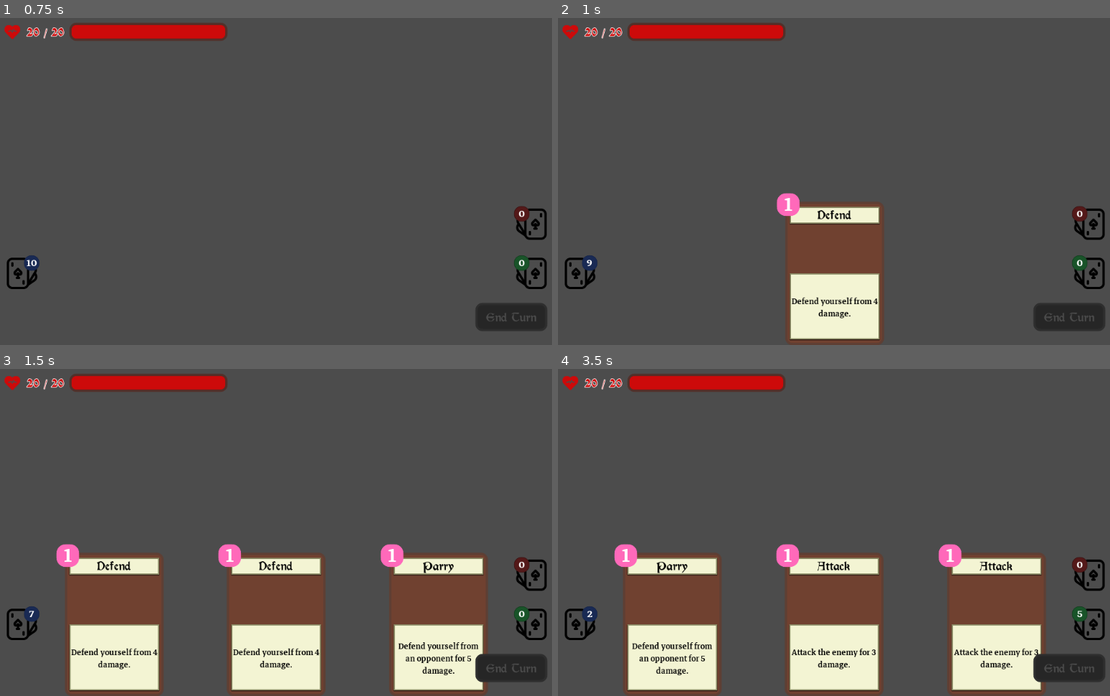
Above: before the commit, frames 1-4 (two rows, left to right).
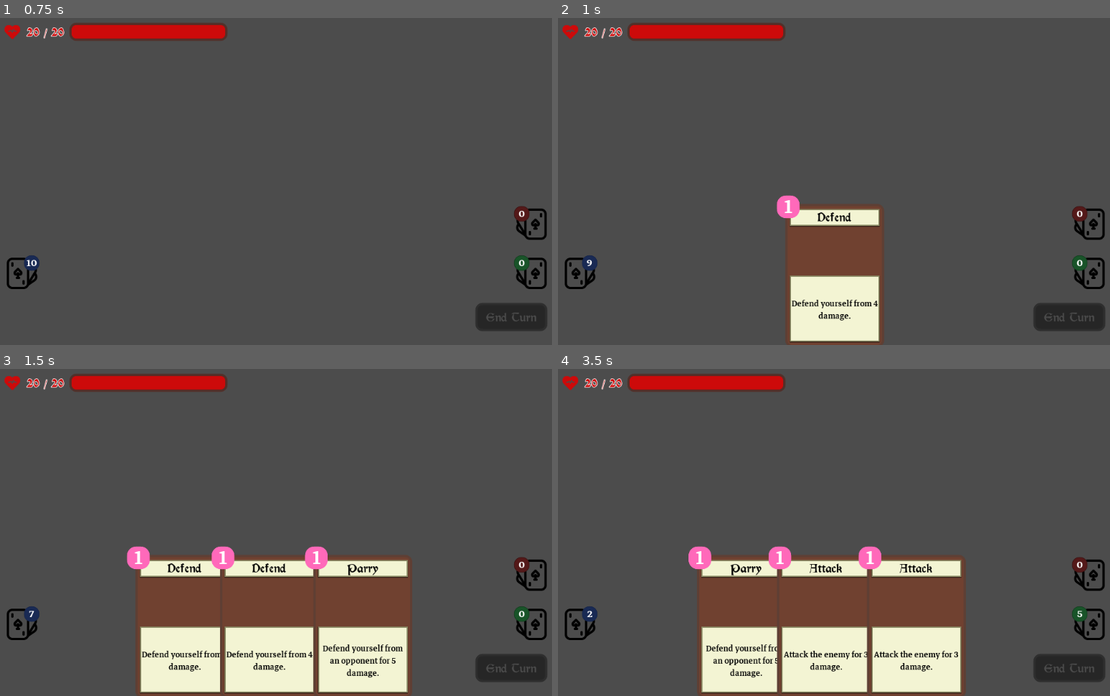
Above: after the commit, the same moments.

Repository: Maaack/Battle-Deck-Energy
Game: Godot game, scene res://Scenes/Main.tscn
Two runs of this game, one before a commit and one after it. Both use one fixed random seed, a clock stepped at 60 frames per second and the inputs below.
Inputs (mouse positions are in pixels of both pictures, inside the frame that each line leads up to):
- Up to frame 1 (0.75 s): tap Enter at 0.5 s; move the mouse to (402, 161) at 0.52 s; click (402, 161) at 0.67 s
- Up to frame 2 (1 s): no input
- Up to frame 3 (1.5 s): move the mouse to (160, 545) at 1.27 s; click (160, 545) at 1.42 s
- Up to frame 4 (3.5 s): click "End Turn" at 2 s; tap Space at 2.75 s; move the mouse to (894, 454) at 2.77 s; click (894, 454) at 2.92 s

Frame 1 is identical in both runs. In frame 2, 1.3% of the frame differs, in the area x 39-59%, y 53-100%; in frame 3, 25%; in frame 4, 25%, in the area x 10-89%, y 53-100%.

Commit message:
BATL-01: Started smoothing some of the motion of cards.

Diff:
--- a/Scenes/HUD/HUD.gd
+++ b/Scenes/HUD/HUD.gd
@@ -3,7 +3,7 @@
 
 onready var draw_pile = $DrawPile
 onready var discard_pile = $DiscardPile
-onready var hand = $CenterBottom/Hand
+onready var hand = $Hand
 onready var draw_hand_timer = $DrawHandTimer
 onready var draw_card_timer = $DrawCardTimer
 onready var reshuffle_card_timer = $ReshuffleCardTimer
--- a/Scenes/HUD/HUD.tscn
+++ b/Scenes/HUD/HUD.tscn
@@ -19,30 +19,12 @@
 "_edit_vertical_guides_": [ 23.6014, 935.507, 87.8138, 995.97 ]
 }
 
-[node name="CenterBottom" type="MarginContainer" parent="."]
-anchor_left = 0.5
-anchor_top = 1.0
-anchor_right = 0.5
-anchor_bottom = 1.0
-margin_left = -512.0
-margin_top = -256.0
-margin_right = 512.0
-mouse_filter = 2
-custom_constants/margin_right = 80
-custom_constants/margin_left = 80
-__meta__ = {
-"_edit_lock_": true
-}
-
-[node name="Hand" parent="CenterBottom" instance=ExtResource( 9 )]
+[node name="Hand" parent="." instance=ExtResource( 9 )]
 anchor_left = 0.0
-anchor_top = 0.0
-anchor_right = 0.0
-anchor_bottom = 0.0
-margin_left = 80.0
-margin_top = 0.0
-margin_right = 944.0
-margin_bottom = 256.0
+anchor_right = 1.0
+margin_left = 0.0
+margin_top = -248.0
+margin_right = 0.0
 
 [node name="DrawPile" parent="." instance=ExtResource( 1 )]
 margin_left = 23.6014
--- a/Scenes/HUD/Hand/CardContainer/CardContainer.gd
+++ b/Scenes/HUD/Hand/CardContainer/CardContainer.gd
@@ -2,8 +2,14 @@
 
 
 onready var card_container = $CenteredControl
+onready var tween_node = $Tween
 
 var card_scene : PackedScene setget set_card, get_card
+var card_instance : Node2D = null
+var last_size : Vector2
+
+func _ready():
+	last_size = rect_size
 
 func set_card(value:PackedScene):
 	if not is_instance_valid(card_container):
@@ -12,7 +18,7 @@
 	card_scene = value
 	if not is_instance_valid(card_scene):
 		return
-	var card_instance = card_scene.instance()
+	card_instance = card_scene.instance()
 	card_container.add_child(card_instance)
 
 func get_card():
@@ -22,3 +28,19 @@
 	if card_container.get_child_count() > 0:
 		for child in card_container.get_children():
 			child.queue_free()
+
+func _on_CardContainer_resized():
+	if last_size != Vector2(0,0) and is_instance_valid(tween_node):
+		print(rect_size)
+		var center_diff : Vector2 = (last_size - rect_size) / 2
+		var original_position : Vector2 = Vector2(0,0)
+		tween_node.interpolate_property(card_instance, "position", card_instance.position + center_diff, original_position, _get_tween_time())
+		tween_node.start()
+	last_size = rect_size
+
+func _on_Parent_resized():
+	print("parent resized")
+	_on_CardContainer_resized()
+
+func _get_tween_time():
+	return 0.5
--- a/Scenes/HUD/Hand/CardContainer/CardContainer.tscn
+++ b/Scenes/HUD/Hand/CardContainer/CardContainer.tscn
@@ -3,6 +3,8 @@
 [ext_resource path="res://Scenes/HUD/Hand/CardContainer/CardContainer.gd" type="Script" id=1]
 
 [node name="CardContainer" type="CenterContainer"]
+margin_right = 80.0
+rect_min_size = Vector2( 80, 0 )
 size_flags_horizontal = 3
 script = ExtResource( 1 )
 __meta__ = {
@@ -10,3 +12,8 @@
 }
 
 [node name="CenteredControl" type="Control" parent="."]
+margin_left = 40.0
+margin_right = 40.0
+
+[node name="Tween" type="Tween" parent="."]
+[connection signal="resized" from="." to="." method="_on_CardContainer_resized"]
--- a/Scenes/HUD/Hand/Hand.gd
+++ b/Scenes/HUD/Hand/Hand.gd
@@ -1,19 +1,27 @@
-extends HBoxContainer
+extends CenterContainer
 
 
-onready var container_scene = preload("res://Scenes/HUD/Hand/CardContainer/CardContainer.tscn")
+onready var hand_container = $HBoxContainer
+
+var container_scene = preload("res://Scenes/HUD/Hand/CardContainer/CardContainer.tscn")
+var card_count : int = 0
 
 func add_card(card_scene:PackedScene):
 	if not is_instance_valid(container_scene):
 		return
 	var container_instance = container_scene.instance()
-	add_child(container_instance)
+	hand_container.add_child(container_instance)
 	container_instance.set_card(card_scene)
+	hand_container.connect("resized", container_instance, "_on_Parent_resized")
+	card_count += 1
 
 func discard_hand():
 	var discarded_cards : Array = []
-	for child in get_children():
+	for child in hand_container.get_children():
 		if child.has_method("get_card"):
 			discarded_cards.append(child.get_card())
 			child.queue_free()
+			card_count -= 1
+	if card_count > 0:
+		print("Couldn't free all cards!")
 	return discarded_cards
--- a/Scenes/HUD/Hand/Hand.tscn
+++ b/Scenes/HUD/Hand/Hand.tscn
@@ -2,7 +2,7 @@
 
 [ext_resource path="res://Scenes/HUD/Hand/Hand.gd" type="Script" id=1]
 
-[node name="Hand" type="HBoxContainer"]
+[node name="Hand" type="CenterContainer"]
 anchor_left = 0.5
 anchor_top = 1.0
 anchor_right = 0.5
@@ -15,3 +15,10 @@
 __meta__ = {
 "_edit_use_anchors_": false
 }
+
+[node name="HBoxContainer" type="HBoxContainer" parent="."]
+margin_left = 132.0
+margin_top = 128.0
+margin_right = 732.0
+margin_bottom = 128.0
+rect_min_size = Vector2( 600, 0 )
